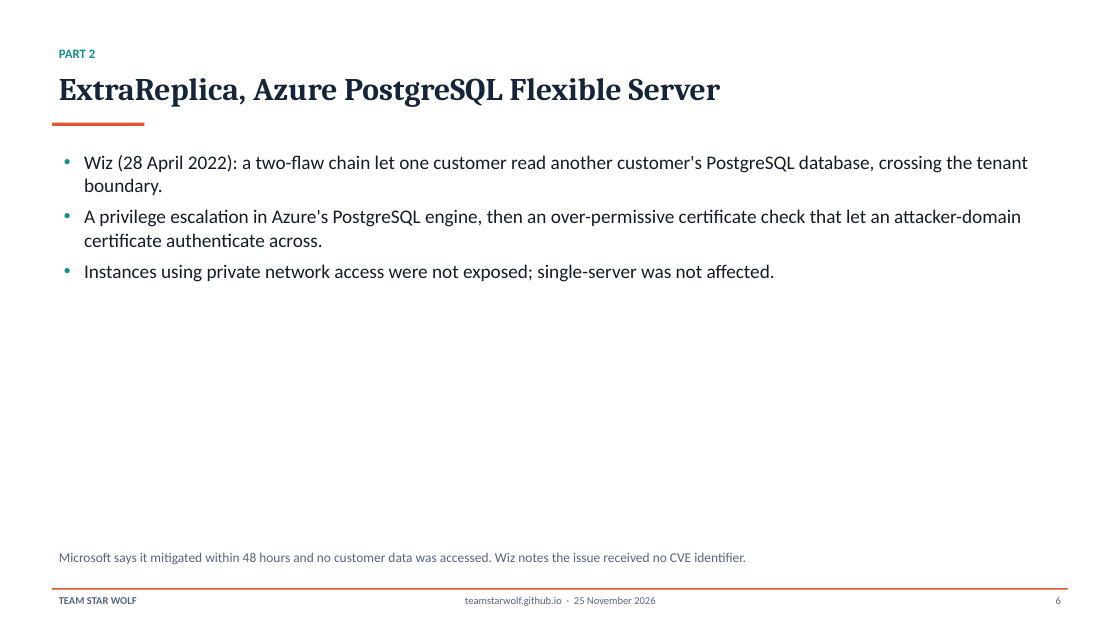
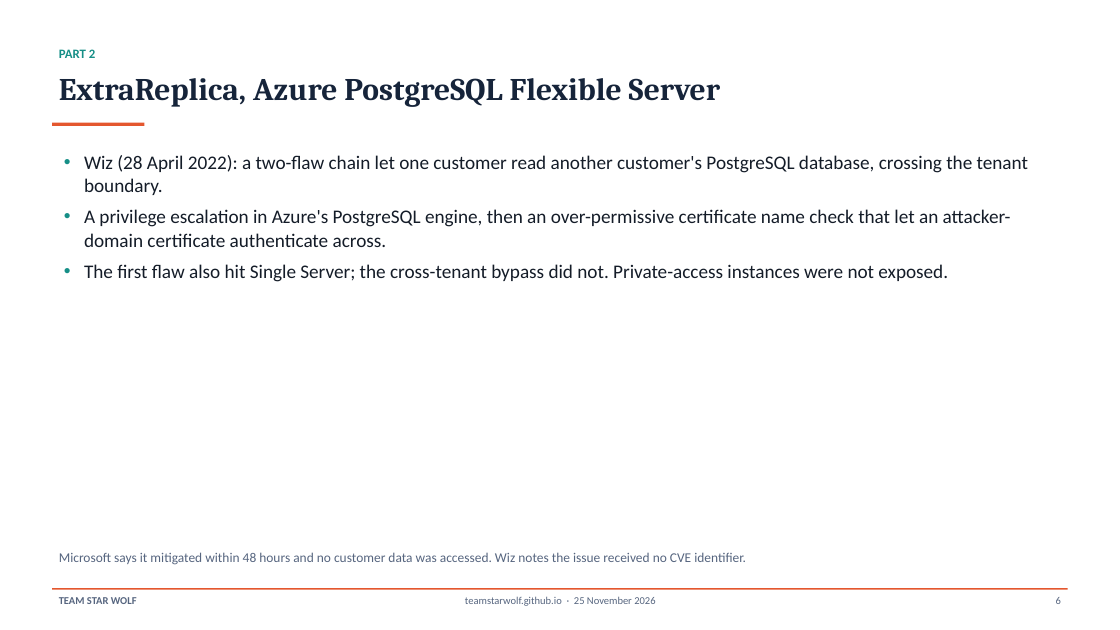
Before and after one commit to TeamStarWolf/TeamStarWolf, a slide deck: slide 6 of case-studies/slides/Cloud_Managed_Service_Flaws_Case_Study.pptx. Drawn at 1120x630 pixels with LibreOffice and Linux fonts; fonts in the diff are those of the drawing. Boxes give left, top, right and bottom in pixels: in the first picture for what was removed or moved away, otherwise in the second. Text is boxed around its words. In the diff, an @@ line names an element or a change of style, - is before the commit and + after.

```diff
--- a/case-studies/slides/Cloud_Managed_Service_Flaws_Case_Study.pptx
+++ b/case-studies/slides/Cloud_Managed_Service_Flaws_Case_Study.pptx
@@ text at box(84, 209, 1011, 282): text changed @@
-• A privilege escalation in Azure's PostgreSQL engine, then an over-permissive certificate check that let an attacker-domain certificate authenticate across.
-• Instances using private network access were not exposed; single-server was not affected.
+• A privilege escalation in Azure's PostgreSQL engine, then an over-permissive certificate name check that let an attacker-domain certificate authenticate across.
+• The first flaw also hit Single Server; the cross-tenant bypass did not. Private-access instances were not exposed.
```
Also in this commit, not shown: 10 other slides changed, 14 other files.
